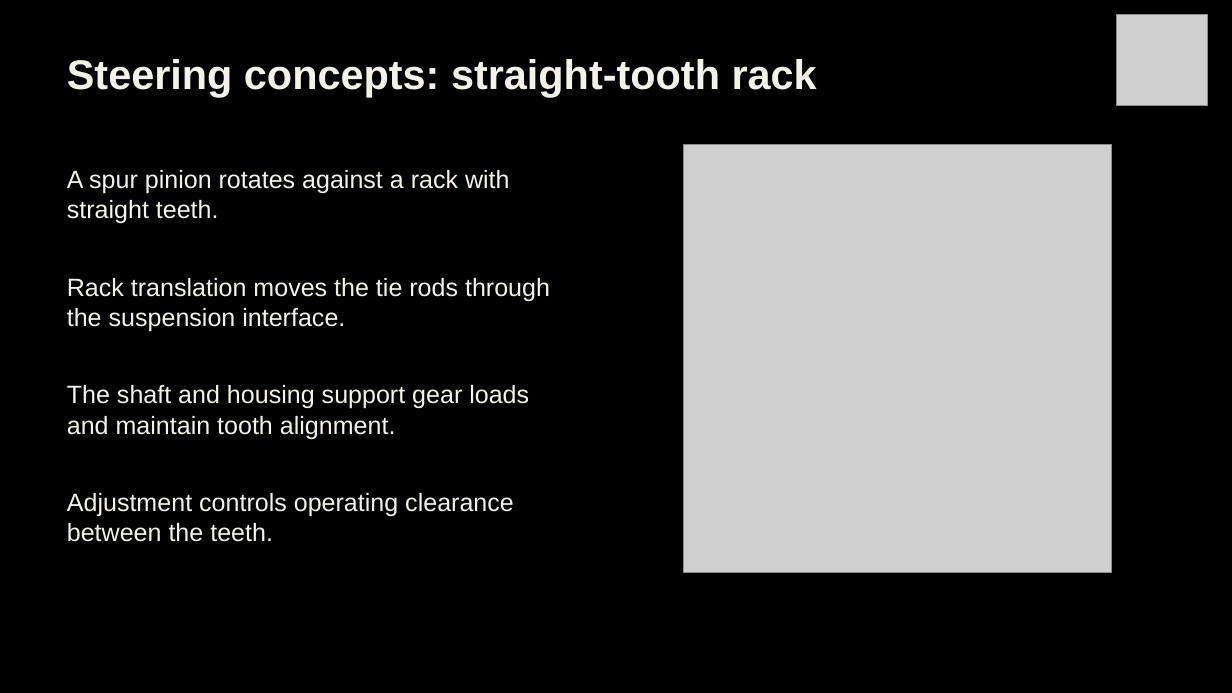
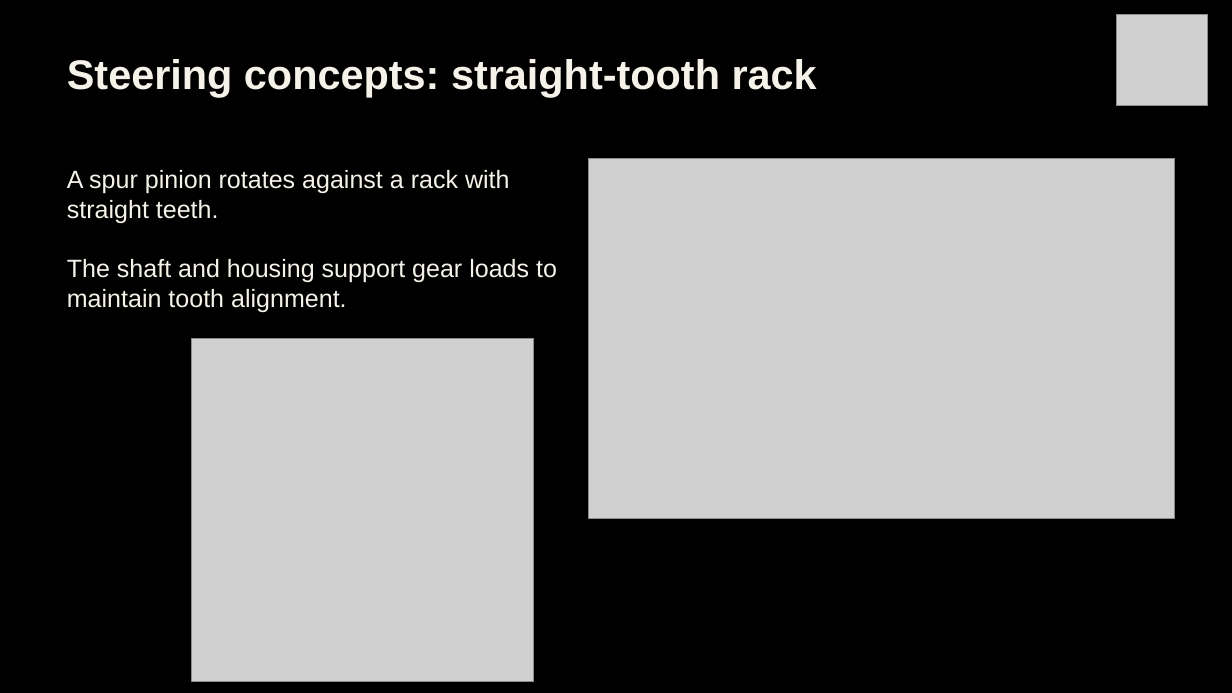
Before and after one commit to Polowater123/Aggie-Baja-Controls-The-A.B.C.-, a slide deck: slide 7 of PDR Draft.pptx (slide 9 before the commit). Drawn at 1232x693 pixels with LibreOffice and Linux fonts; fonts in the diff are those of the drawing; grey boxes stand for pictures. Boxes give left, top, right and bottom in pixels: in the first picture for what was removed or moved away, otherwise in the second. Text is boxed around its words. In the diff, an @@ line names an element or a change of style, - is before the commit and + after.

```diff
--- a/PDR Draft.pptx
+++ b/PDR Draft.pptx
@@ picture added at <box>589,159,1175,518</box> @@
@@ text at <box>67,259,557,312</box>: text changed @@
-The shaft and housing support gear loads and maintain tooth alignment.
+The shaft and housing support gear loads to maintain tooth alignment.
@@ text removed at <box>67,278,550,332</box> @@
-Rack translation moves the tie rods through the suspension interface.
@@ picture: place and size @@
-picture at <box>684,144,1113,573</box>
+picture at <box>191,339,534,682</box>
@@ text removed at <box>67,493,514,542</box> @@
-Adjustment controls operating clearance between the teeth.
```
Also in this commit, not shown: 6 other slides changed, 2 slides added, 4 slides removed.
